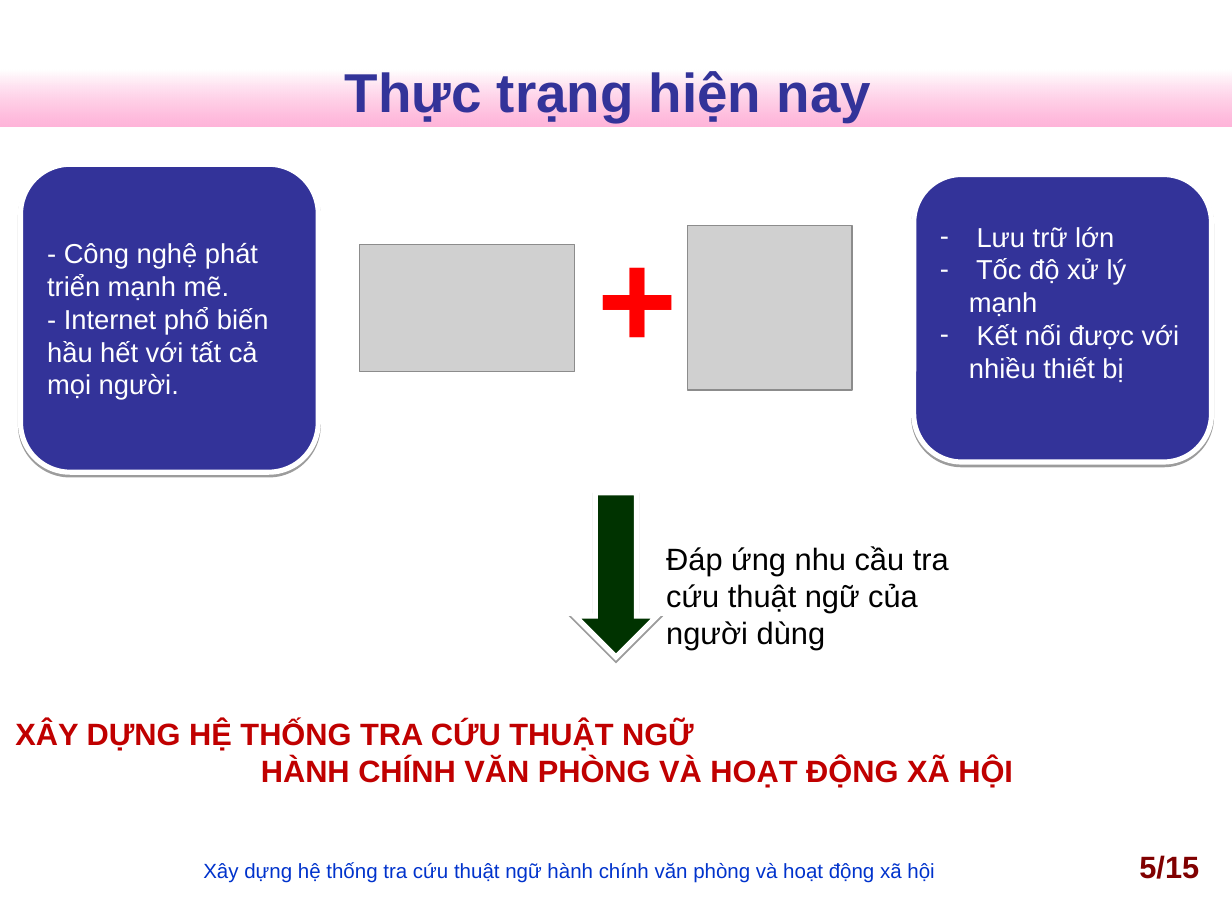
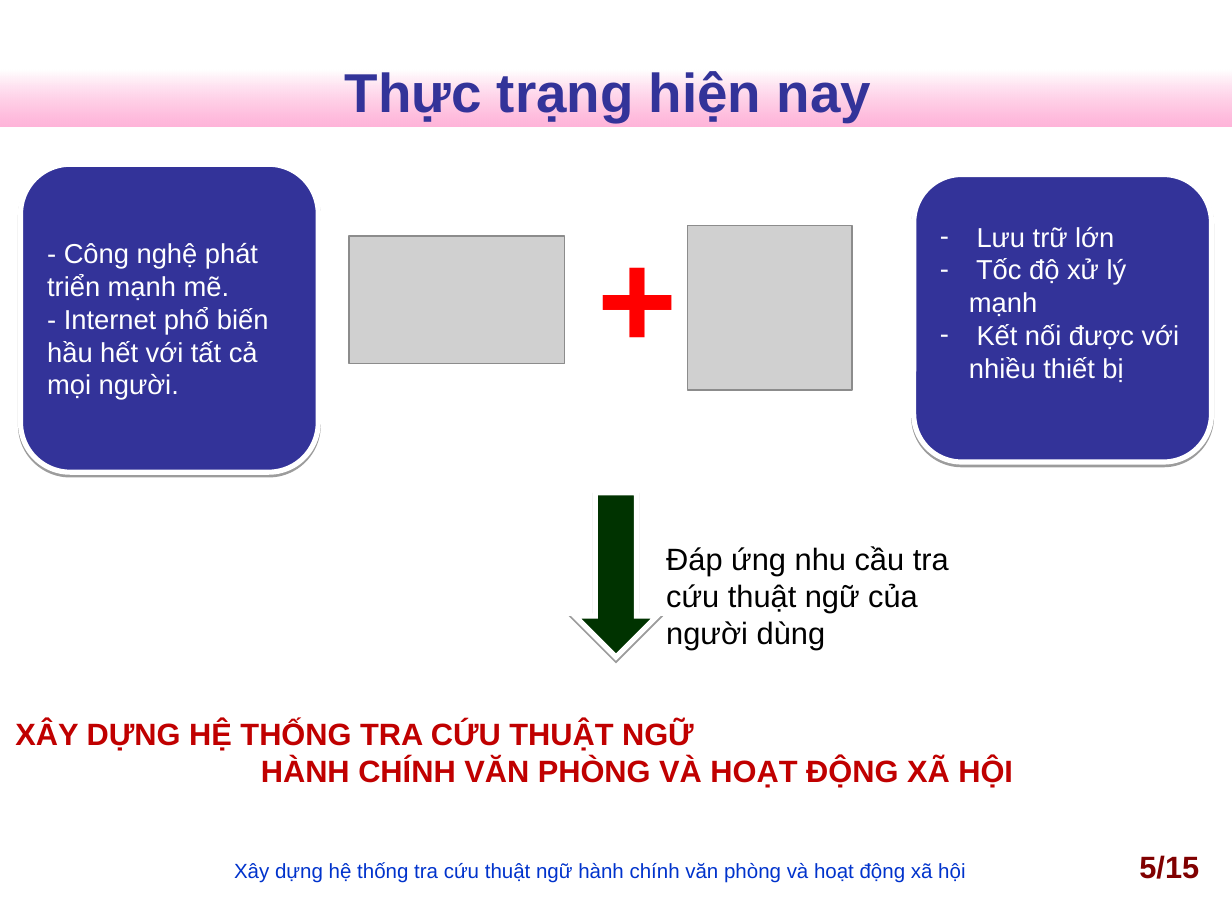
Before and after one commit to nguyentk90/tra-cuu-thuat-ngu-hanh-chinh, a slide deck: slide 5 of Documents/slideN2013.ppt. Drawn at 1232x924 pixels with LibreOffice and Linux fonts; fonts in the diff are those of the drawing; grey boxes stand for pictures; background and template pictures are left out. Boxes give left, top, right and bottom in pixels: in the first picture for what was removed or moved away, otherwise in the second. Text is boxed around its words. In the diff, an @@ line names an element or a change of style, - is before the commit and + after.

```diff
--- a/Documents/slideN2013.ppt
+++ b/Documents/slideN2013.ppt
@@ picture: place and size @@
-picture at <box>360,244,575,371</box>
+picture at <box>349,237,564,365</box>
@@ text "Xây dựng hệ thống tra ...": place and size @@
-text "Xây dựng hệ thống tra ..." at <box>203,862,934,883</box>
+text "Xây dựng hệ thống tra ..." at <box>234,862,965,883</box>
```
Also in this commit, not shown: 9 other slides changed, 5 slides added, 1 slide removed, 2 other files.
